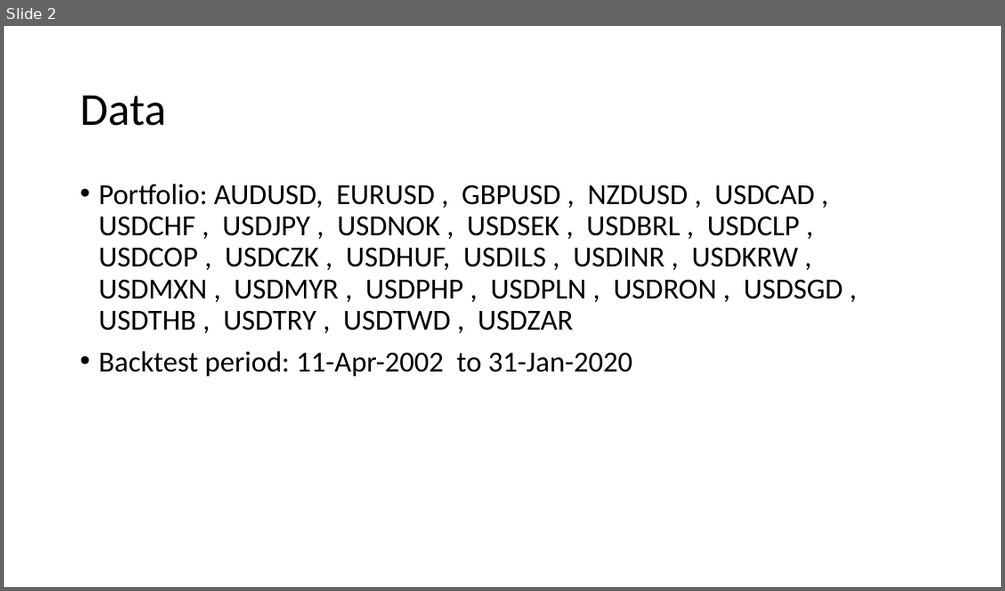
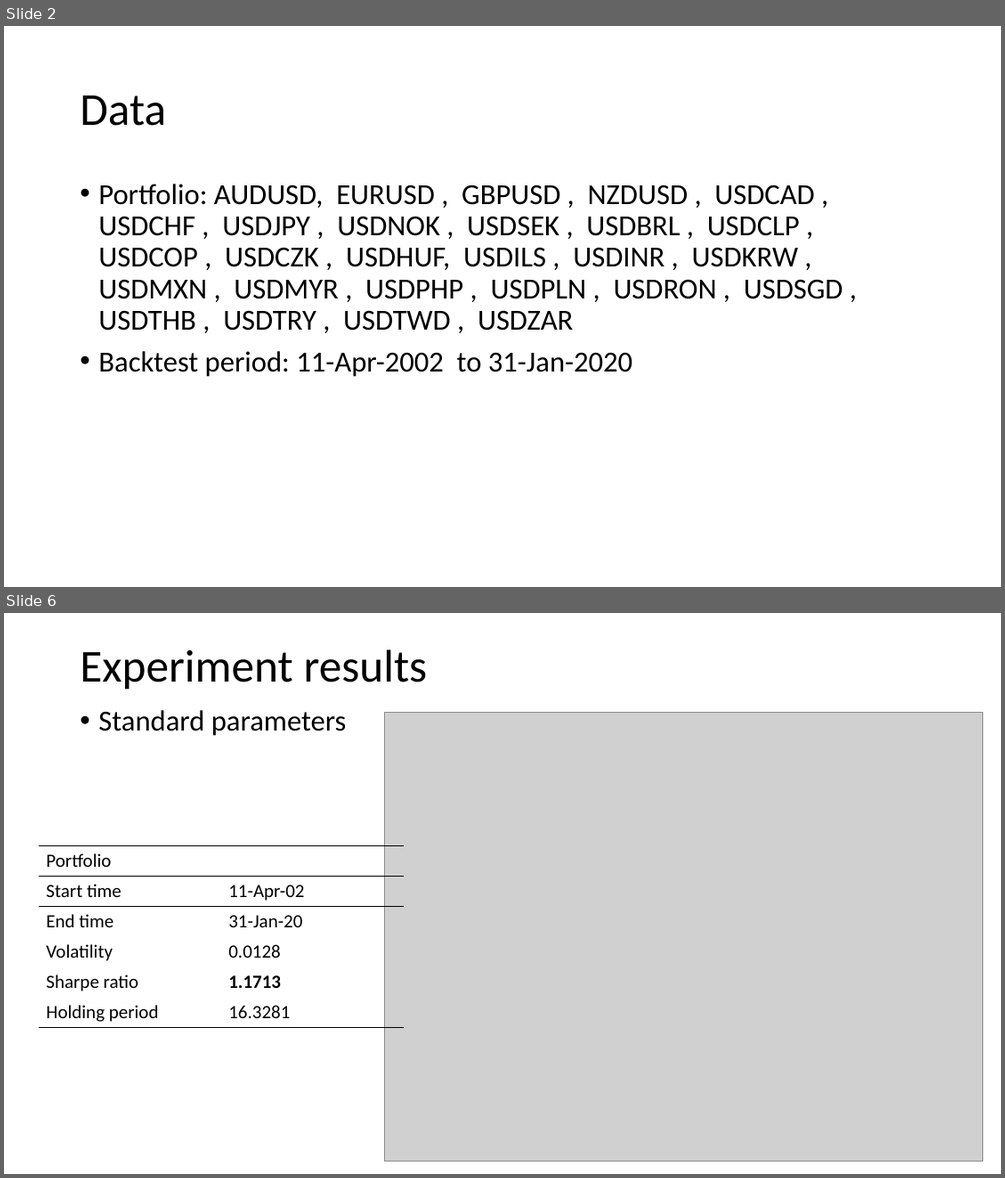
Before and after one commit to thtang/MATLAB-Quantitative-Finance, a slide deck: MATLAB_Quant_book/Chapter 13/Turtle Trading.pptx. Shown one above the other, each under a label of ours: slide 2 before the commit, slides 2 and 6 after it; the slides between them are not shown. The pictures are 1005x591 and 1005x1178 pixels, drawn with LibreOffice and Linux fonts; fonts in the diff are those of the drawing; grey boxes stand for pictures. Boxes give left, top, right and bottom in pixels: in the first picture for what was removed or moved away, otherwise in the second. Text is boxed around its words. In the diff, an @@ line names an element or a change of style, - is before the commit and + after.

```diff
--- a/MATLAB_Quant_book/Chapter 13/Turtle Trading.pptx
+++ b/MATLAB_Quant_book/Chapter 13/Turtle Trading.pptx
@@ slide 6 added at (x1=4, y1=613, x2=1001, y2=1174), background #FFFFFF @@
@@ title added at (x1=80, y1=649, x2=428, y2=690), 44 pt, text #000000 @@
+Experiment results
@@ text added at (x1=98, y1=710, x2=347, y2=736), 28 pt, text #000000 @@
+• Standard parameters
@@ picture added at (x1=385, y1=713, x2=983, y2=1161) @@
@@ table added at (x1=39, y1=845, x2=404, y2=1027), 6 rows, 2 columns @@
+Portfolio | 
+Start time | 11-Apr-02
+End time | 31-Jan-20
+Volatility | 0.0128
+Sharpe ratio | 1.1713
+Holding period | 16.3281
```
Also in this commit, not shown: 1 slide changed, 8 other slides added, 1 slide removed, 43 other files.
